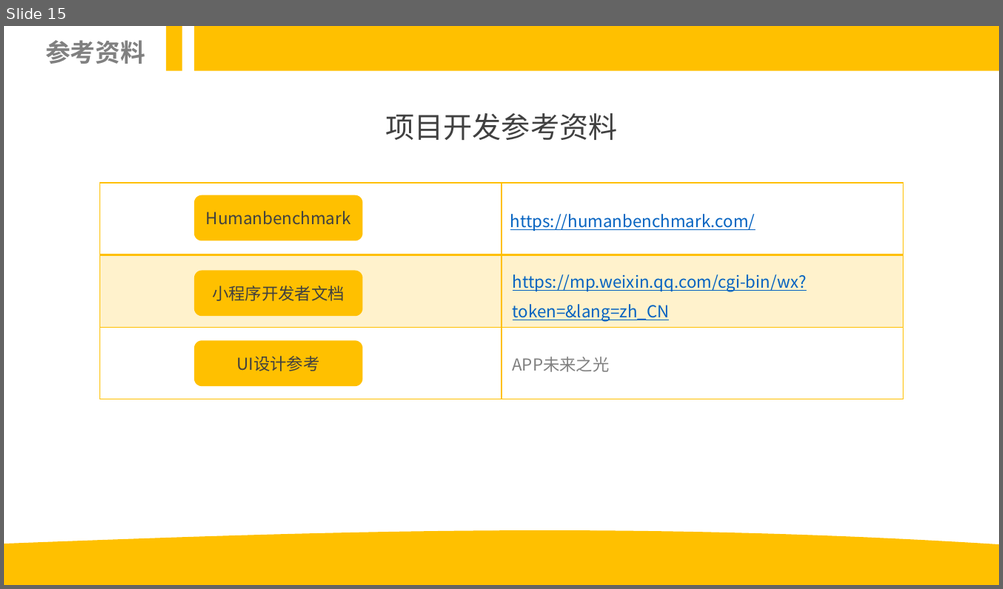
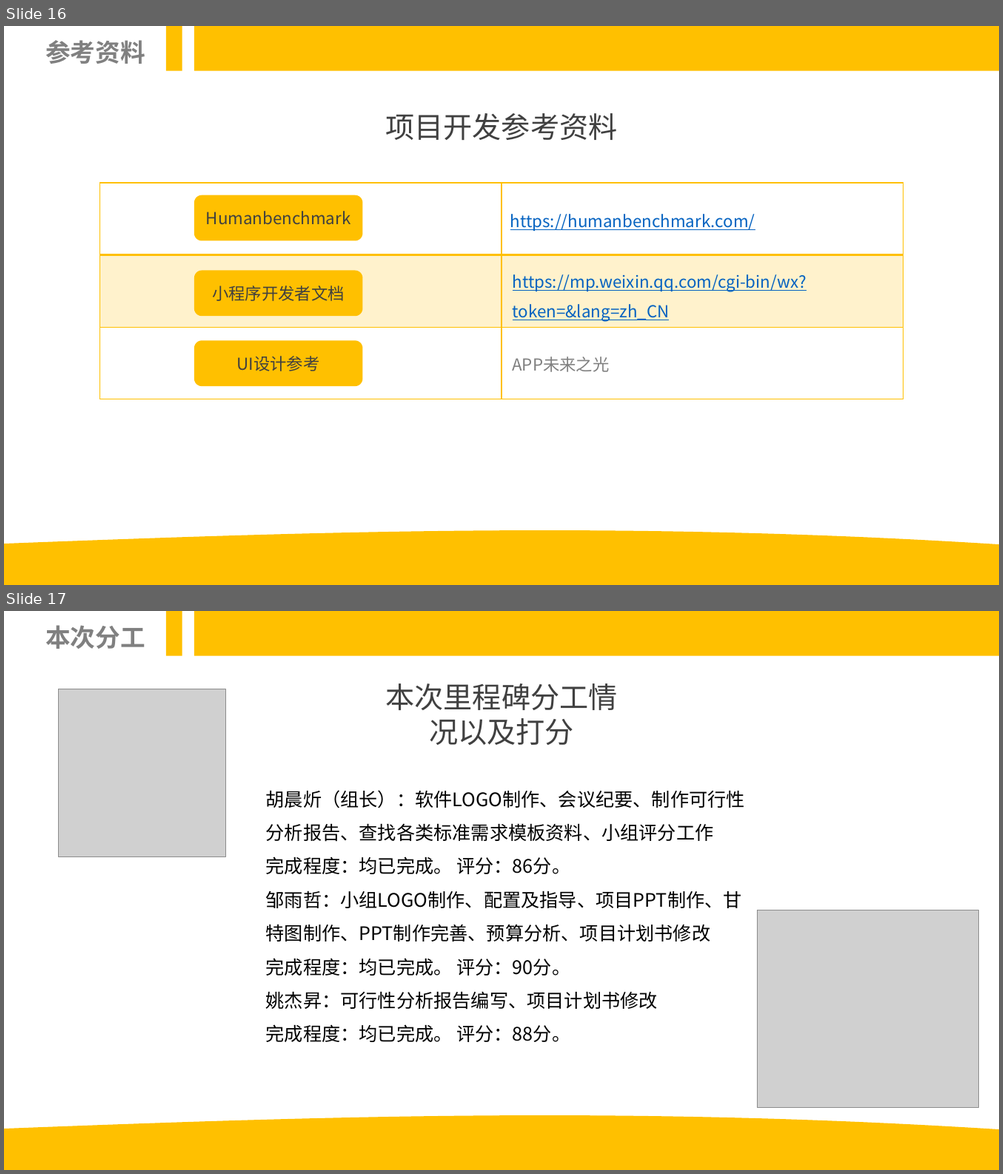
Before and after one commit to youhuyellowman/SE-2022-G06, a slide deck: 软件工程项目介绍.pptx. Shown one above the other, each under a label of ours: slide 15 before the commit, slides 16 and 17 after it. The pictures are 1003x589 and 1003x1174 pixels, drawn with LibreOffice and Linux fonts; fonts in the diff are those of the drawing; grey boxes stand for pictures. Boxes give left, top, right and bottom in pixels: in the first picture for what was removed or moved away, otherwise in the second. Text is boxed around its words. In the diff, an @@ line names an element or a change of style, - is before the commit and + after.

```diff
--- a/软件工程项目介绍.pptx
+++ b/软件工程项目介绍.pptx
@@ slide 17 added at box(4, 611, 999, 1170), background #FFFFFF @@
@@ text added at box(45, 625, 145, 649), 24 pt, text #808080, bold @@
+本次分工
@@ rectangle added at box(166, 611, 182, 655), fill #FFC000 @@
@@ rectangle added at box(194, 611, 999, 655), fill #FFC000 @@
@@ picture added at box(59, 689, 226, 857) @@
@@ text added at box(385, 684, 617, 745), 28 pt, text #404040 @@
+本次里程碑分工情况以及打分
@@ text added at box(266, 790, 745, 1042), 18 pt, text #000000 @@
+胡晨炘（组长）：软件LOGO制作、会议纪要、制作可行性分析报告、查找各类标准需求模板资料、小组评分工作
+完成程度：均已完成。 评分：86分。
+邹雨哲：小组LOGO制作、配置及指导、项目PPT制作、甘特图制作、PPT制作完善、预算分析、项目计划书修改
+完成程度：均已完成。 评分：90分。
+姚杰昇：可行性分析报告编写、项目计划书修改
+完成程度：均已完成。 评分：88分。
@@ picture added at box(757, 911, 978, 1108) @@
@@ freeform shape added at box(4, 1116, 999, 1170), fill #FFC000, outline #FFC000 1 pt @@
@@ what was slide 15 is now slide 16 @@
```
Also in this commit, not shown: 1 slide changed, 1 other slide added, 2 other files.
